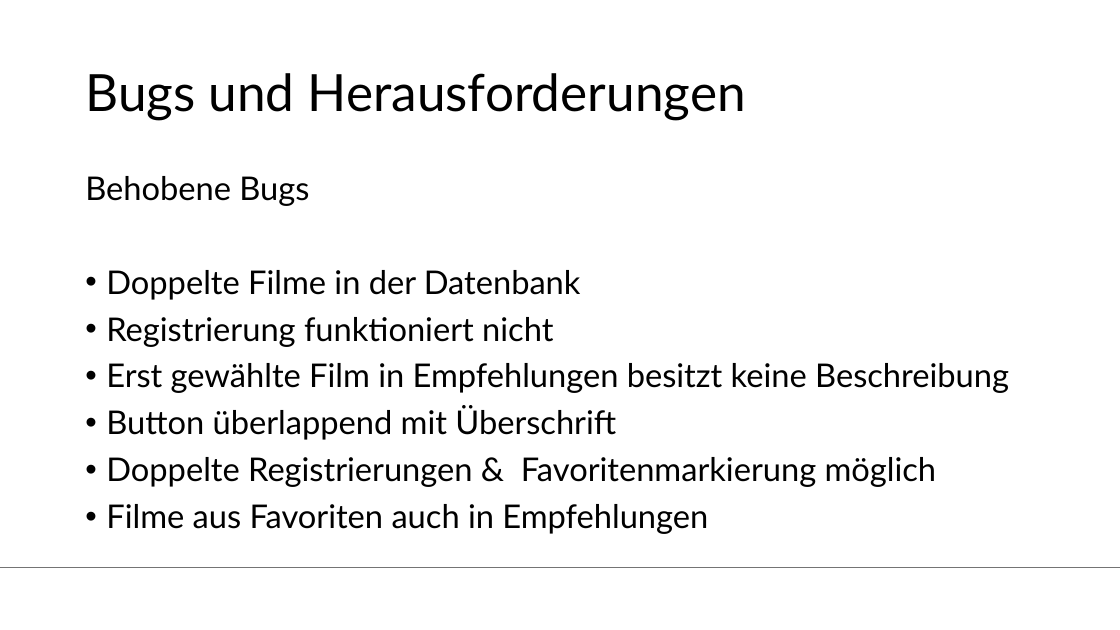
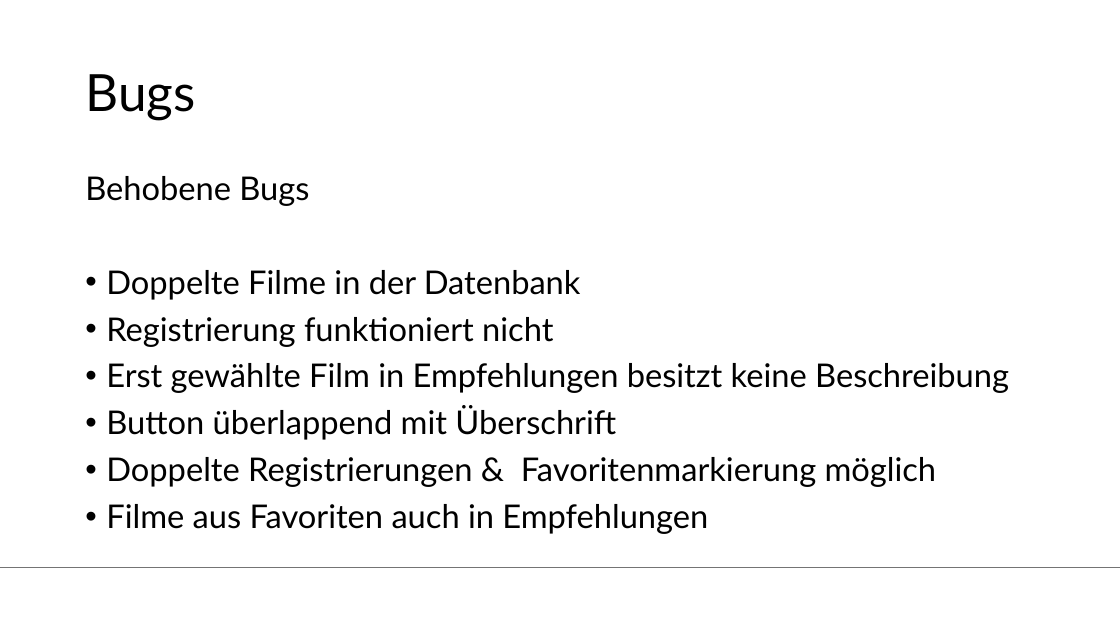
Before and after one commit to Tristan-Bihler/2_Semester_Projekt, a slide deck: slide 6 of Dokumentation/Folien Carina.pptx. Drawn at 1120x630 pixels with LibreOffice and Linux fonts; fonts in the diff are those of the drawing; background and template pictures are left out. Boxes give left, top, right and bottom in pixels: in the first picture for what was removed or moved away, otherwise in the second. Text is boxed around its words. In the diff, an @@ line names an element or a change of style, - is before the commit and + after.

```diff
--- a/Dokumentation/Folien Carina.pptx
+++ b/Dokumentation/Folien Carina.pptx
@@ title at bbox=[85, 74, 195, 120]: text changed @@
-Bugs und Herausforderungen
+Bugs
```
Also in this commit, not shown: 3 other slides changed.
